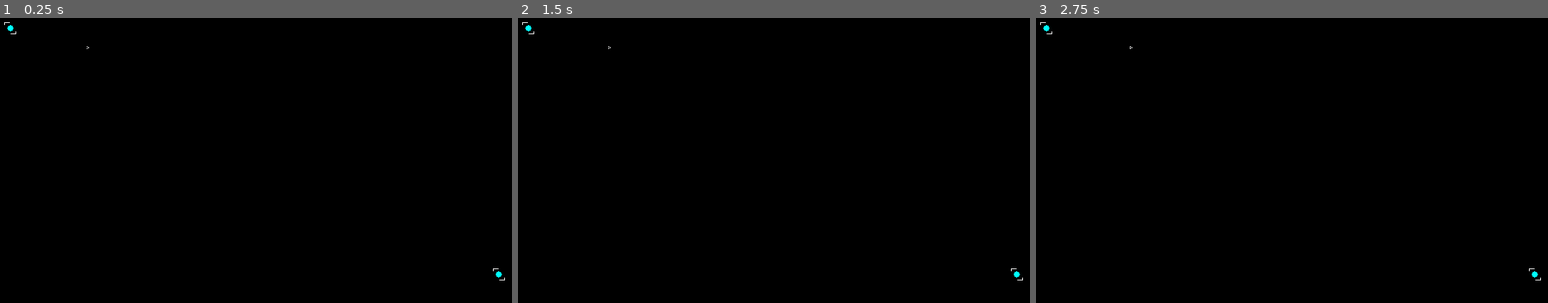
Above: before the commit, frames 1-3 (left to right).
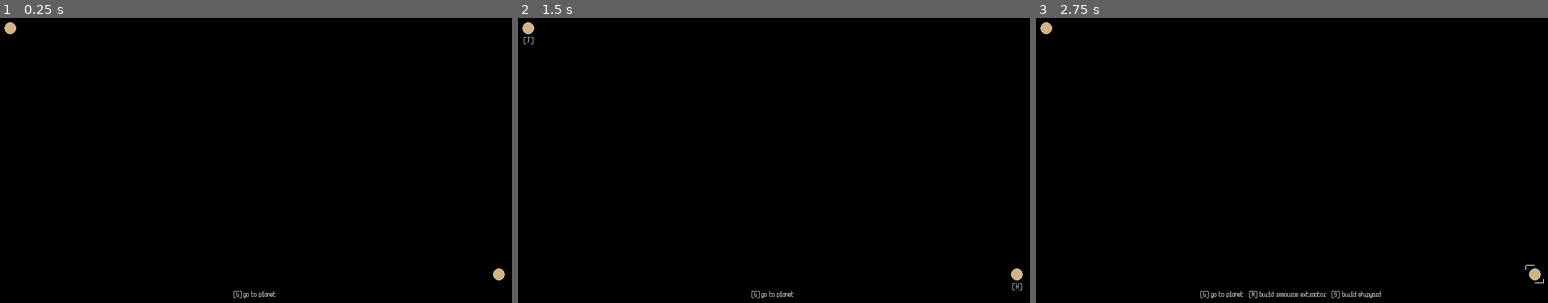
Above: after the commit, the same moments.

Repository: raffomania/aekisfour
Game: Godot game, scene res://main.tscn
Two runs of this game, one before a commit and one after it. Both use one fixed random seed, a clock stepped at 60 frames per second and the inputs below.
Inputs:
- Up to frame 1 (0.25 s): no input
- Up to frame 2 (1.5 s): tap Enter at 0.5 s; hold R (r, bound only after the commit) 0.53-1.28 s; tap G (g, bound only after the commit) at 0.6 s; tap Space at 1.25 s; tap R (r, bound only after the commit) at 1.35 s
- Up to frame 3 (2.75 s): tap S (s, bound only after the commit) at 1.55 s; tap Enter at 2 s; hold S (s, bound only after the commit) from 2.03 s (still down); tap H at 2.3 s

The runs differ from the first frame. In frame 1, 0.3% of the frame differs, in the area x 0-99%, y 1-99%; in frame 2, 0.3%; in frame 3, 0.6%, in the area x 0-100%, y 1-99%.

Commit message:
implement basic controls

Diff:
--- a/camera.gd
+++ b/camera.gd
@@ -2,7 +2,6 @@
 
 func _ready():
 	yield(get_tree().root, "ready")
-	yield(get_tree(), 'idle_frame')
 	var planets = get_tree().get_nodes_in_group('planets')
 	var extents = Rect2()
 	extents.position = planets[0].position
--- a/main.tscn
+++ b/main.tscn
@@ -1,9 +1,10 @@
-[gd_scene load_steps=7 format=2]
+[gd_scene load_steps=8 format=2]
 
 [ext_resource path="res://planet.gd" type="Script" id=1]
 [ext_resource path="res://ship.svg" type="Texture" id=2]
 [ext_resource path="res://ships.gd" type="Script" id=3]
 [ext_resource path="res://camera.gd" type="Script" id=4]
+[ext_resource path="res://ui.tscn" type="PackedScene" id=5]
 
 [sub_resource type="QuadMesh" id=1]
 size = Vector2( 12, 12 )
@@ -13,7 +14,7 @@
 mesh = SubResource( 1 )
 transform_2d_array = PoolVector2Array( 1, 0, 0, 1, 0, 0 )
 
-[node name="main" type="Node2D"]
+[node name="main" type="Node"]
 
 [node name="planet" type="Node2D" parent="."]
 position = Vector2( 1844.51, 1010.55 )
@@ -24,10 +25,14 @@
 script = ExtResource( 1 )
 
 [node name="ships" type="MultiMeshInstance2D" parent="."]
-position = Vector2( 444, 239 )
 multimesh = SubResource( 2 )
 texture = ExtResource( 2 )
 script = ExtResource( 3 )
 
-[node name="Node2D" type="Node2D" parent="."]
+[node name="camera" type="Node2D" parent="."]
 script = ExtResource( 4 )
+
+[node name="CanvasLayer" type="CanvasLayer" parent="."]
+
+[node name="ui" parent="CanvasLayer" instance=ExtResource( 5 )]
+margin_top = -14.0
--- /dev/null
+++ b/mono.tres
@@ -0,0 +1,10 @@
+[gd_resource type="DynamicFont" load_steps=2 format=2]
+
+[ext_resource path="res://Mono.otf" type="DynamicFontData" id=1]
+
+[resource]
+size = 24
+outline_size = 1
+outline_color = Color( 0.356863, 0.415686, 0.443137, 1 )
+extra_spacing_space = 2
+font_data = ExtResource( 1 )
--- a/planet.gd
+++ b/planet.gd
@@ -1,22 +1,23 @@
 extends Node2D
 
+enum building_type {RESOURCE, SHIPYARD, NONE}
+
 var resources = 0
-var selected = true
-const radius = 10
+var selected = false
+var show_label = false
+var character
+var building = building_type.NONE
+
+const radius = 20
+const font = preload('res://mono.tres')
+const ship_texture = preload('res://ship.svg')
 
 func _ready():
-	var resource_timer = Timer.new()
-	resource_timer.wait_time = 5
-	resource_timer.connect('timeout', self, 'tick_resources')
-	add_child(resource_timer)
-	resource_timer.start()
 	add_to_group('planets')
 
 func _draw():
-	draw_circle(Vector2.ZERO, radius, Color.cyan)
-	for i in range(resources):
-		var position = Vector2(radius + 5, 0).rotated(i * TAU / 20)
-		draw_circle(position, 2, Color.beige)
+	draw_circle(Vector2.ZERO, radius, Color.tan)
+
 	if selected:
 		var offset = radius + 10
 		draw_line(Vector2(offset, offset), Vector2(offset, offset / 2), Color.white)
@@ -24,9 +25,39 @@
 		draw_line(Vector2(-offset, -offset), Vector2(-offset, -offset / 2), Color.white)
 		draw_line(Vector2(-offset, -offset), Vector2(0, -offset), Color.white)
 
+	if show_label:
+		var pos = Vector2(-15, radius + 30)
+		var char_string = OS.get_scancode_string(character)
+		pos.x += draw_char(font, pos, '[', char_string) + 2
+		pos.x += draw_char(font, pos, char_string, ']') + 2
+		var _next = draw_char(font, pos, ']', '')
+
+	if building == building_type.RESOURCE:
+		draw_circle(Vector2(0, 0), radius - 10, Color.white)
+
+	for i in range(resources):
+		var position = Vector2(radius + 5, 0).rotated(i * TAU / 20)
+		draw_circle(position, 2, Color.beige)
+
+	if building == building_type.SHIPYARD:
+		draw_texture(ship_texture, Vector2(-5, -5))
+
+
 func _process(_delta):
 	update()
 
 func tick_resources():
 	resources += 1
 	update()
+
+func set_building(type):
+	if building != building_type.NONE:
+		return
+
+	building = type
+	if type == building_type.RESOURCE:
+		var resource_timer = Timer.new()
+		resource_timer.wait_time = 5
+		resource_timer.connect('timeout', self, 'tick_resources')
+		add_child(resource_timer)
+		resource_timer.start()
--- a/project.godot
+++ b/project.godot
@@ -25,6 +25,37 @@
 
 clear=false
 
+[gui]
+
+theme/custom_font="res://mono.tres"
+
+[input]
+
+ui_cancel={
+"deadzone": 0.5,
+"events": [  ]
+}
+g={
+"deadzone": 0.5,
+"events": [ Object(InputEventKey,"resource_local_to_scene":false,"resource_name":"","device":0,"alt":false,"shift":false,"control":false,"meta":false,"command":false,"pressed":false,"scancode":71,"unicode":0,"echo":false,"script":null)
+ ]
+}
+esc={
+"deadzone": 0.5,
+"events": [ Object(InputEventKey,"resource_local_to_scene":false,"resource_name":"","device":0,"alt":false,"shift":false,"control":false,"meta":false,"command":false,"pressed":false,"scancode":16777217,"unicode":0,"echo":false,"script":null)
+ ]
+}
+r={
+"deadzone": 0.5,
+"events": [ Object(InputEventKey,"resource_local_to_scene":false,"resource_name":"","device":0,"alt":false,"shift":false,"control":false,"meta":false,"command":false,"pressed":false,"scancode":82,"unicode":0,"echo":false,"script":null)
+ ]
+}
+s={
+"deadzone": 0.5,
+"events": [ Object(InputEventKey,"resource_local_to_scene":false,"resource_name":"","device":0,"alt":false,"shift":false,"control":false,"meta":false,"command":false,"pressed":false,"scancode":83,"unicode":0,"echo":false,"script":null)
+ ]
+}
+
 [physics]
 
 common/enable_pause_aware_picking=true
--- /dev/null
+++ b/ui.gd
@@ -0,0 +1,61 @@
+extends Control
+
+var planets
+var characters = [KEY_H, KEY_J, KEY_K, KEY_L]
+var by_char = {}
+var selected_planet
+var is_selecting
+onready var modeline = $modeline
+
+func _ready():
+	yield(get_tree().root, "ready")
+	planets = get_tree().get_nodes_in_group('planets')
+	for i in range(planets.size()):
+		by_char[characters[i]] = planets[i]
+		planets[i].character = characters[i]
+	modeline.text = '[G] go to planet'
+	remove_selection()
+
+func _unhandled_input(event):
+	if event.is_action_released('g'):
+		start_selecting()
+	elif event.is_action_released('esc'):
+		stop_selecting()
+		remove_selection()
+	elif event.is_action_pressed('r') and is_instance_valid(selected_planet):
+		selected_planet.set_building(selected_planet.building_type.RESOURCE)
+		modeline.text = '[G] go to planet%s' % line_for_planet(selected_planet)
+	elif event.is_action_pressed('s') and is_instance_valid(selected_planet):
+		selected_planet.set_building(selected_planet.building_type.SHIPYARD)
+		modeline.text = '[G] go to planet%s' % line_for_planet(selected_planet)
+	elif event is InputEventKey and not event.pressed and is_selecting:
+		var planet = by_char.get(event.scancode)
+		if is_instance_valid(planet):
+			stop_selecting()
+			modeline.text = '[G] go to planet%s' % line_for_planet(planet)
+			planet.selected = true
+			selected_planet = planet
+
+func line_for_planet(planet):
+	if planet.building == planet.building_type.NONE:
+		return '   [R] build resource extractor   [S] build shipyard'
+	else:
+		return ''
+
+func start_selecting():
+	modeline.text = ''
+	remove_selection()
+	is_selecting = true
+	for planet in planets:
+		planet.show_label = true
+
+func stop_selecting():
+	is_selecting = false
+	for planet in planets:
+		planet.show_label = false
+
+func remove_selection():
+	modeline.text = '[G] go to planet'
+	if is_instance_valid(selected_planet):
+		selected_planet.selected = false
+	selected_planet = null
--- /dev/null
+++ b/ui.tscn
@@ -0,0 +1,23 @@
+[gd_scene load_steps=2 format=2]
+
+[ext_resource path="res://ui.gd" type="Script" id=1]
+
+[node name="ui" type="CenterContainer"]
+anchor_top = 1.0
+anchor_right = 1.0
+anchor_bottom = 1.0
+margin_left = 20.0
+margin_right = -20.0
+margin_bottom = -40.0
+grow_vertical = 0
+size_flags_horizontal = 0
+script = ExtResource( 1 )
+__meta__ = {
+"_edit_use_anchors_": false
+}
+
+[node name="modeline" type="Label" parent="."]
+margin_left = 866.0
+margin_right = 1014.0
+margin_bottom = 22.0
+text = "[G] go to planet"
Binary file added: Mono.otf
